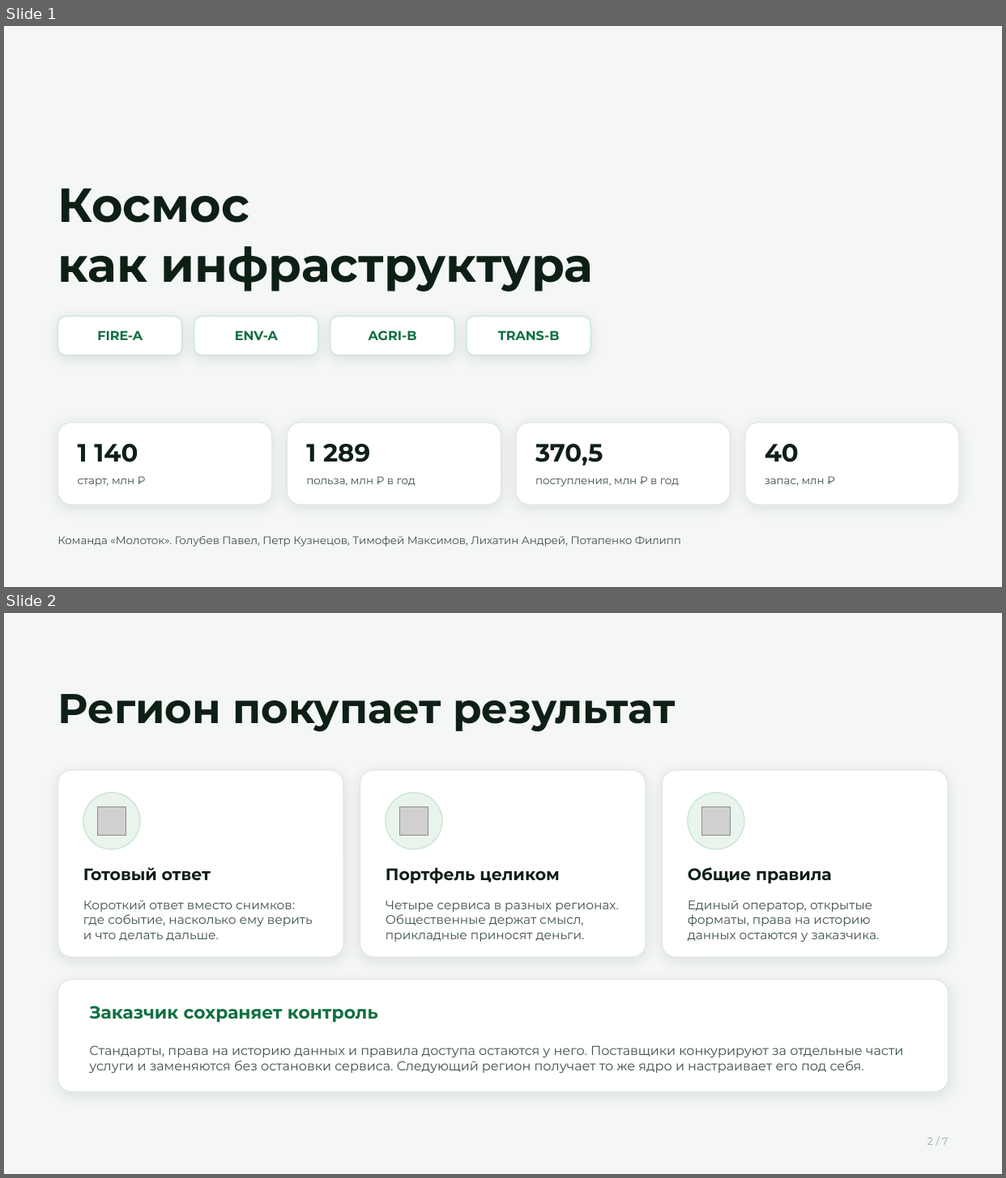
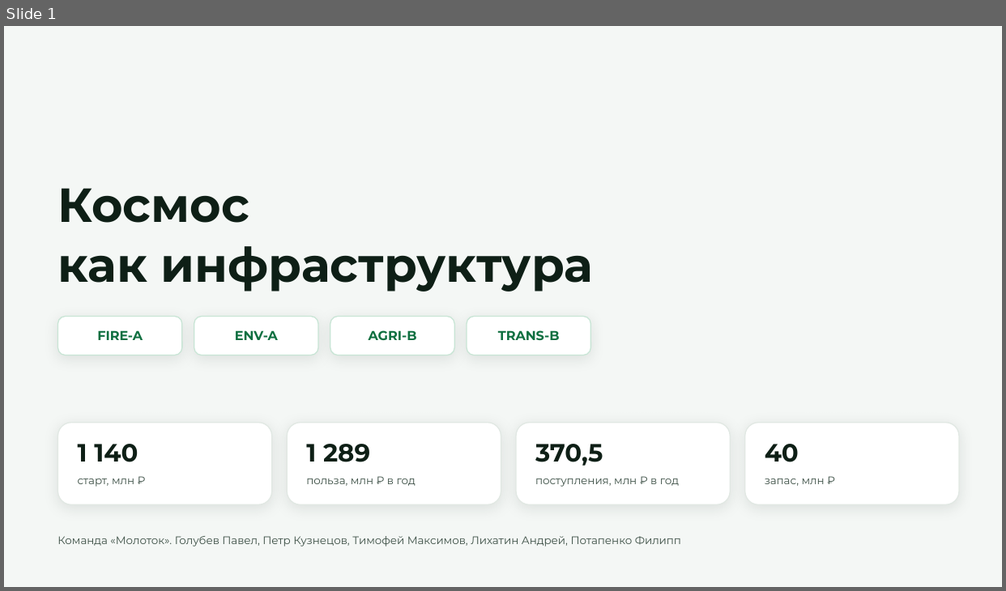
Before and after one commit to pmixay/hackathon-1109, a slide deck: docs/presentation/kosmo-deck.pptx. Shown one above the other, each under a label of ours: slides 1 and 2 before the commit, slide 1 after it. The pictures are 1006x1178 and 1006x591 pixels, drawn with LibreOffice and Linux fonts; fonts in the diff are those of the drawing; grey boxes stand for pictures; background and template pictures are left out. Boxes give left, top, right and bottom in pixels: in the first picture for what was removed or moved away, otherwise in the second. Text is boxed around its words. In the diff, an @@ line names an element or a change of style, - is before the commit and + after.

```diff
--- a/docs/presentation/kosmo-deck.pptx
+++ b/docs/presentation/kosmo-deck.pptx
@@ slide 2 removed at (x1=4, y1=613, x2=1002, y2=1174), background #F4F7F5 @@
@@ text removed at (x1=57, y1=694, x2=675, y2=732) @@
-Регион покупает результат
@@ rounded rectangle removed at (x1=58, y1=770, x2=344, y2=957) @@
@@ rounded rectangle removed at (x1=360, y1=770, x2=646, y2=957) @@
@@ rounded rectangle removed at (x1=662, y1=770, x2=948, y2=957) @@
@@ ellipse removed at (x1=83, y1=793, x2=140, y2=850) @@
@@ picture removed at (x1=98, y1=807, x2=126, y2=835) @@
@@ ellipse removed at (x1=386, y1=793, x2=443, y2=850) @@
@@ picture removed at (x1=400, y1=807, x2=428, y2=835) @@
@@ ellipse removed at (x1=688, y1=793, x2=744, y2=850) @@
@@ picture removed at (x1=701, y1=807, x2=731, y2=835) @@
@@ text removed at (x1=83, y1=867, x2=211, y2=880) @@
-Готовый ответ
@@ text removed at (x1=386, y1=867, x2=560, y2=884) @@
-Портфель целиком
@@ text removed at (x1=688, y1=867, x2=832, y2=884) @@
-Общие правила
@@ text removed at (x1=83, y1=901, x2=313, y2=941) @@
-Короткий ответ вместо снимков: где событие, насколько ему верить и что делать дальше.
@@ text removed at (x1=386, y1=901, x2=618, y2=942) @@
-Четыре сервиса в разных регионах. Общественные держат смысл, прикладные приносят деньги.
@@ text removed at (x1=688, y1=901, x2=880, y2=942) @@
-Единый оператор, открытые форматы, права на историю данных остаются у заказчика.
@@ rounded rectangle removed at (x1=58, y1=980, x2=948, y2=1093) @@
@@ text removed at (x1=89, y1=1006, x2=378, y2=1023) @@
-Заказчик сохраняет контроль
@@ text removed at (x1=89, y1=1046, x2=903, y2=1073) @@
-Стандарты, права на историю данных и правила доступа остаются у него. Поставщики конкурируют за отдельные части услуги и заменяются без остановки сервиса. Следующий регион получает то же ядро и настраивает его под себя.
@@ text removed at (x1=927, y1=1138, x2=948, y2=1145) @@
-2 / 7
```
Also in this commit, not shown: 4 slides changed, 4 other slides removed, 18 other files.
